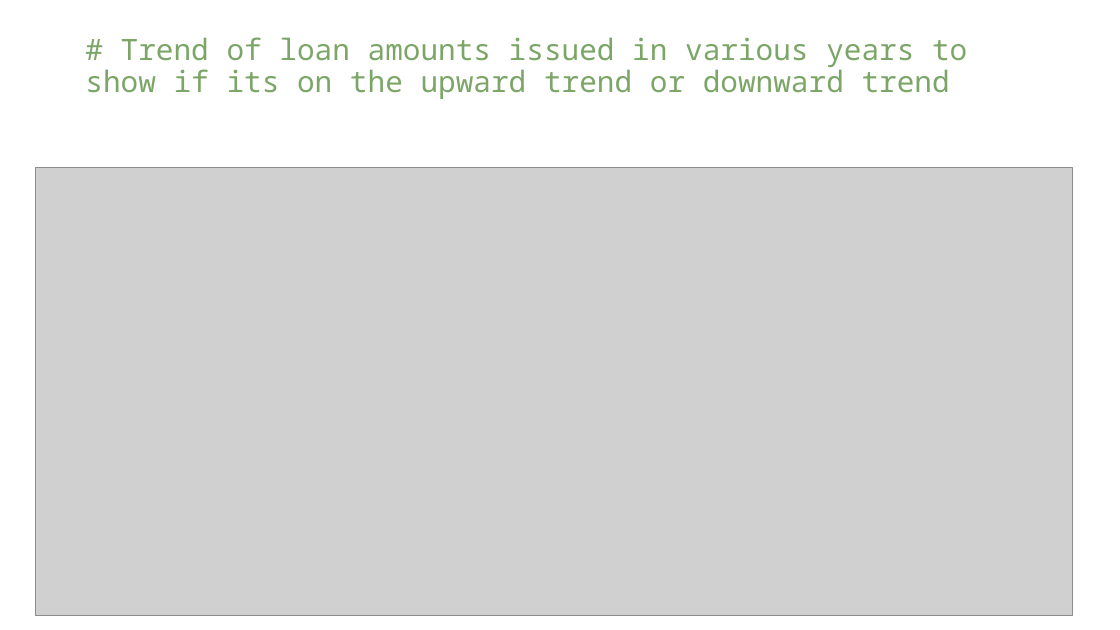
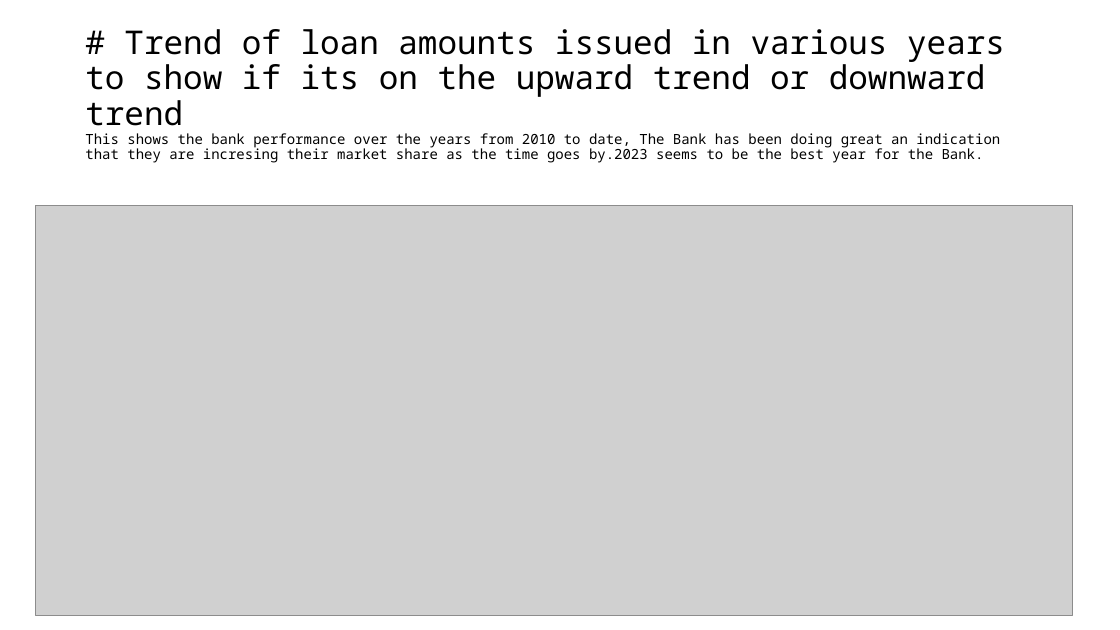
Before and after one commit to 1Wambugu/Final-project, a slide deck: slide 5 of Loan Book Analysis.pptx. Drawn at 1120x630 pixels with LibreOffice and Linux fonts; fonts in the diff are those of the drawing; grey boxes stand for pictures. Boxes give left, top, right and bottom in pixels: in the first picture for what was removed or moved away, otherwise in the second. Text is boxed around its words. In the diff, an @@ line names an element or a change of style, - is before the commit and + after.

```diff
--- a/Loan Book Analysis.pptx
+++ b/Loan Book Analysis.pptx
@@ title at (x1=85, y1=29, x2=1005, y2=163): text changed; size 25.2 to 12 pt; text colour #7CA668 to #000000 @@
-# Trend of loan amounts issued in various years to show if its on the upward trend or downward trend
+# Trend of loan amounts issued in various years to show if its on the upward trend or downward trend
+This shows the bank performance over the years from 2010 to date, The Bank has been doing great an indication that they are incresing their market share as the time goes by.2023 seems to be the best year for the Bank.
@@ picture resized from (x1=35, y1=168, x2=1072, y2=616) to (x1=35, y1=206, x2=1072, y2=616) @@
```
Also in this commit, not shown: 5 other slides changed, 1 other file.
